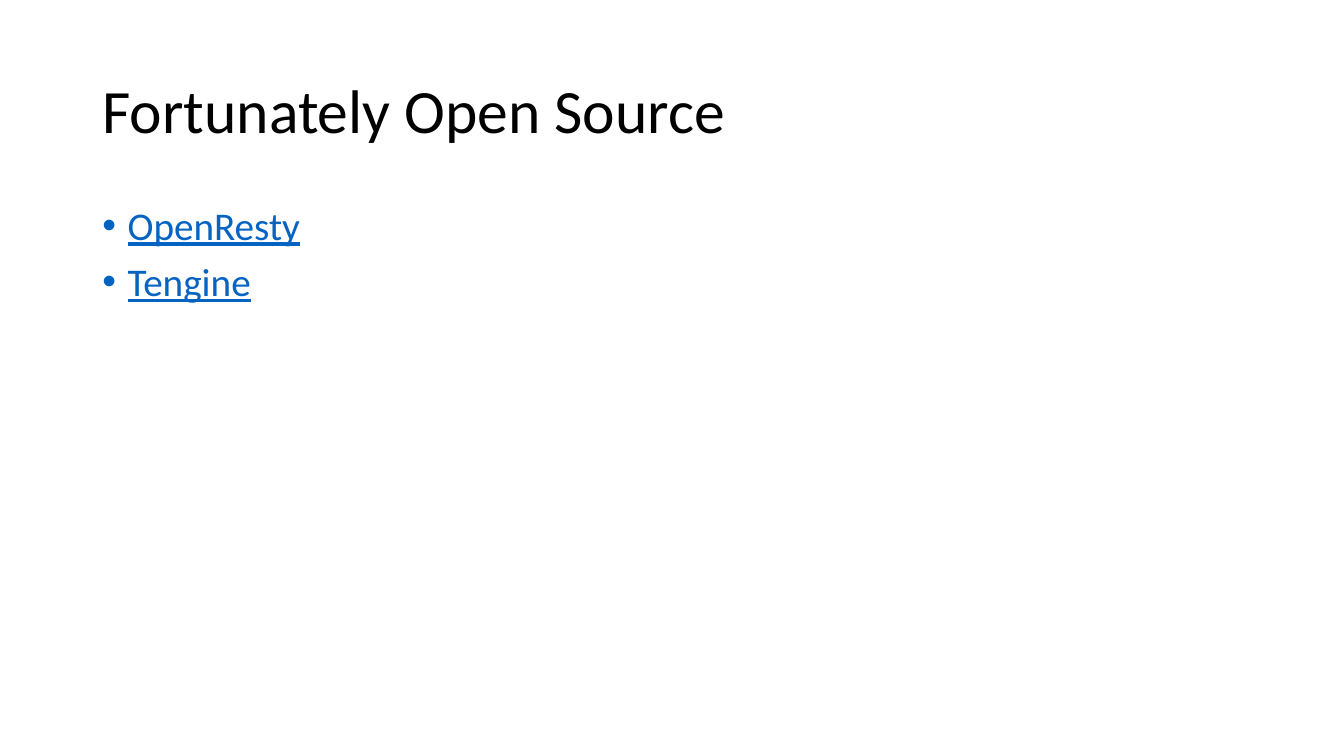
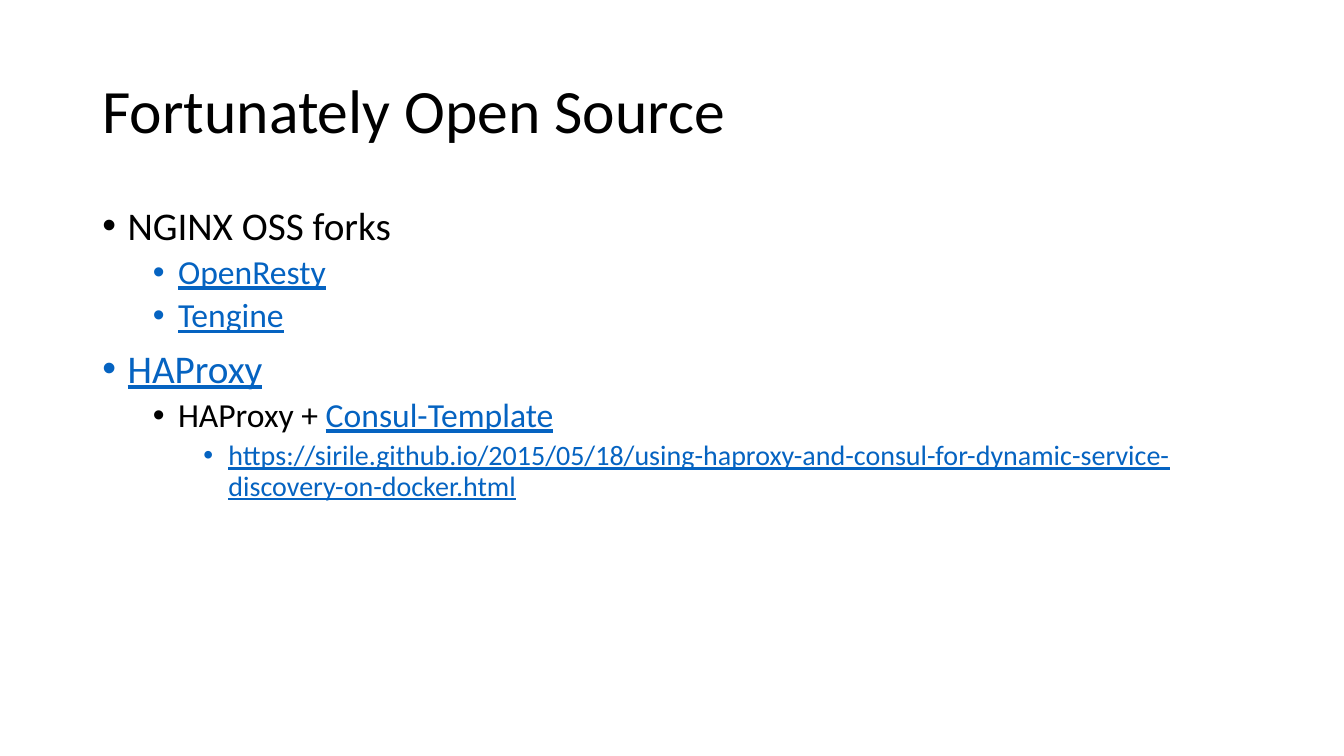
Before and after one commit to abhishekmansukhani/TriDis-NginxOverview, a slide deck: slide 15 of presentation/presentation.pptx (slide 14 before the commit). Drawn at 1344x756 pixels with LibreOffice and Linux fonts; fonts in the diff are those of the drawing. Boxes give left, top, right and bottom in pixels: in the first picture for what was removed or moved away, otherwise in the second. Text is boxed around its words. In the diff, an @@ line names an element or a change of style, - is before the commit and + after.

```diff
--- a/presentation/presentation.pptx
+++ b/presentation/presentation.pptx
@@ text at (128,212,391,241): paragraph added @@
+• NGINX OSS forks
@@ text at (178,262,326,333): size 28 to 24 pt in "OpenResty", "Tengine"; list level 1 to 2 in "OpenResty"; list level 1 to 2 in "Tengine" @@
@@ text at (128,358,1169,501): paragraphs added @@
+• HAProxy
+  • HAProxy + Consul-Template
+    • https://sirile.github.io/2015/05/18/using-haproxy-and-consul-for-dynamic-service-discovery-on-docker.html
```
Also in this commit, not shown: 9 other slides changed, 2 slides added, 1 slide removed, 43 other files.
